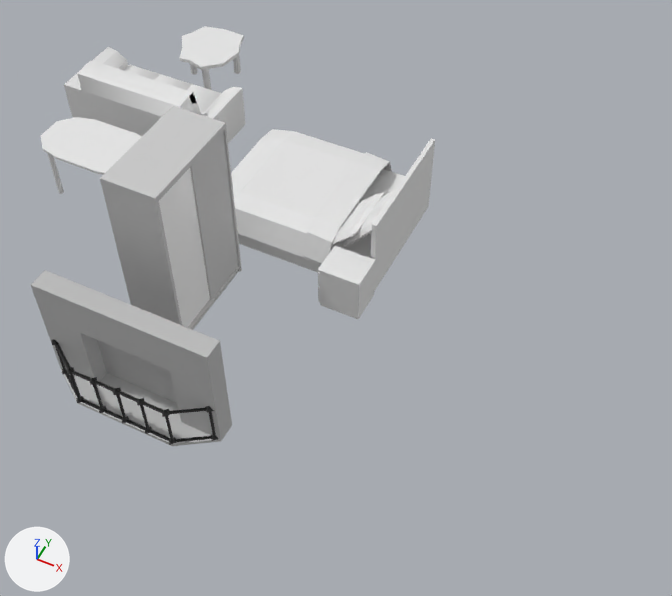
Before and after pictures for a commit that changed the FBX model 3D-DATA-ZombieBeaverSpil/Assets/3DModels/Furniture.FBX.
Rendered twice from a 50 mm lens placed at (0.87, -4.94, 7.61), pointed at (-2.08, 0.95, 0.23). Lighting does not change. The marker at lower left points along +X, +Y and +Z. Where no turn or scale is listed for an object, it has been applied to the vertices.

The older version as bpy lines, for what is in view:
```python
ob_bord = bpy.data.objects.new('Bord', me_mesh_007)
ob_bord.location = (-5.34, 1.41, 0.7)
ob_doubleduvet = bpy.data.objects.new('DoubleDuvet', me_mesh_004)
ob_doubleduvet.location = (-3.15, 2.14, 0.56)
ob_ikeabedsidetable_1 = bpy.data.objects.new('IKEABedsideTable_1', me_mesh_005)
ob_ikeabedsidetable_1.location = (-2.06, 1.17, 0.0)
ob_ikeaskab = bpy.data.objects.new('IKEASkab', me_mesh_006)
ob_ikeaskab.location = (-3.61, 0.44, 0.0)
ob_longpillow_1 = bpy.data.objects.new('LongPillow_1', me_mesh_003)
ob_longpillow_1.location = (-2.19, 1.8, 0.57)
ob_pejs = bpy.data.objects.new('Pejs', me_mesh)
ob_pejs.location = (-3.28, -0.9, 0.0)
ob_sofa = bpy.data.objects.new('Sofa', me_mesh_009)
ob_sofa.location = (-5.59, 2.82, 0.0)
ob_sofatable = bpy.data.objects.new('SofaTable', me_mesh_010)
ob_sofatable.location = (-5.48, 4.01, 0.5)
ob_stol_05 = bpy.data.objects.new('Stol_05', me_mesh_008)
ob_stol_05.location = (-4.7, 1.45, 0.4)
# also in view: 'IKEABed' at (-2.88, 2.17, 0.5)
```
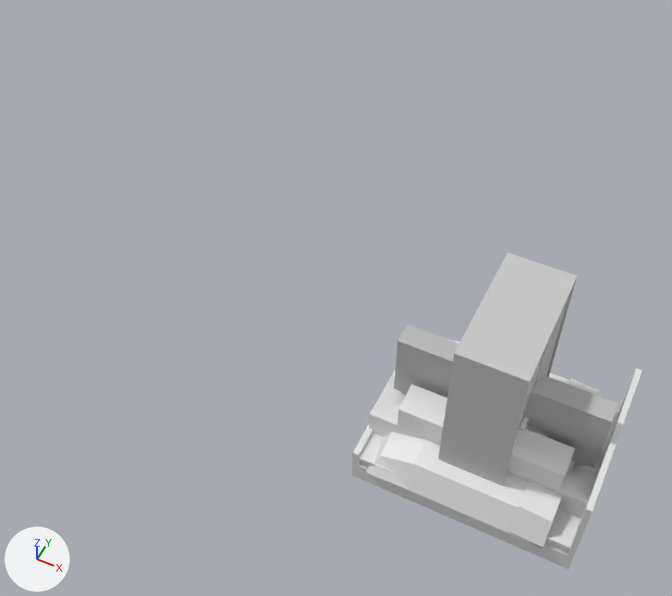
Diff of the bpy script that builds the scene:
```diff
--- a/3D-DATA-ZombieBeaverSpil/Assets/3DModels/Furniture.FBX.py
+++ b/3D-DATA-ZombieBeaverSpil/Assets/3DModels/Furniture.FBX.py
@@ ob_stol_05 @@
 ob_stol_05 = bpy.data.objects.new('Stol_05', me_mesh_008)
-ob_stol_05.location = (-4.7, 1.45, 0.4)
+ob_stol_05.location = (0.0, 0.0, 0.4)
@@ ob_pillow_1 @@
 ob_pillow_1 = bpy.data.objects.new('Pillow_1', me_mesh_002)
-ob_pillow_1.location = (-2.02, 1.82, 0.62)
+ob_pillow_1.location = (0.0, 0.0, 0.62)
@@ ob_ikeabed @@
 ob_ikeabed = bpy.data.objects.new('IKEABed', me_mesh_001)
-ob_ikeabed.location = (-2.88, 2.17, 0.0)
+ob_ikeabed.location = (0.0, 0.0, 0.0)
@@ ob_ikeabedsidetable_1 @@
 ob_ikeabedsidetable_1 = bpy.data.objects.new('IKEABedsideTable_1', me_mesh_005)
-ob_ikeabedsidetable_1.location = (-2.06, 1.17, 0.0)
+ob_ikeabedsidetable_1.location = (0.0, 0.0, 0.0)
@@ ob_longpillow_1 @@
 ob_longpillow_1 = bpy.data.objects.new('LongPillow_1', me_mesh_003)
-ob_longpillow_1.location = (-2.19, 1.8, 0.57)
+ob_longpillow_1.location = (0.0, 0.0, 0.57)
@@ ob_doubleduvet @@
 ob_doubleduvet = bpy.data.objects.new('DoubleDuvet', me_mesh_004)
-ob_doubleduvet.location = (-3.15, 2.14, 0.56)
+ob_doubleduvet.location = (0.0, 0.0, 0.56)
@@ ob_ikeaskab @@
 ob_ikeaskab = bpy.data.objects.new('IKEASkab', me_mesh_006)
-ob_ikeaskab.location = (-3.61, 0.44, 0.0)
+ob_ikeaskab.location = (0.0, 0.0, 0.0)
@@ ob_sofatable @@
 ob_sofatable = bpy.data.objects.new('SofaTable', me_mesh_010)
-ob_sofatable.location = (-5.48, 4.01, 0.5)
+ob_sofatable.location = (0.0, 0.0, 0.5)
@@ ob_bord @@
 ob_bord = bpy.data.objects.new('Bord', me_mesh_007)
-ob_bord.location = (-5.34, 1.41, 0.7)
+ob_bord.location = (0.0, 0.0, 0.7)
@@ ob_sofa @@
 ob_sofa = bpy.data.objects.new('Sofa', me_mesh_009)
-ob_sofa.location = (-5.59, 2.82, 0.0)
+ob_sofa.location = (0.0, 0.0, 0.0)
@@ ob_pejs @@
 ob_pejs = bpy.data.objects.new('Pejs', me_mesh)
-ob_pejs.location = (-3.28, -0.9, 0.0)
+ob_pejs.location = (0.0, 0.0, 0.0)
```

Pixel boxes (x1, y1, x2, y2) of what changed, in the pictures (672 x 596 px):
'IKEASkab', moved: before (100, 106, 242, 330); after (438, 252, 577, 486)
'Pejs', moved: before (31, 270, 232, 446); after (394, 324, 619, 468)
'DoubleDuvet', moved: before (231, 129, 392, 265); after (366, 339, 602, 549)
'Sofa', moved: before (64, 47, 246, 143); after (369, 370, 617, 519)
'IKEABed', moved: before (238, 139, 435, 291); after (352, 368, 642, 569)
'Bord', moved: before (41, 117, 141, 194); after (441, 391, 549, 437)
'IKEABedsideTable_1', moved (not visible afterwards): before (318, 246, 376, 319)
'SofaTable', moved (not visible afterwards): before (179, 26, 244, 90)
'LongPillow_1', moved (not visible afterwards): before (332, 192, 384, 244)
'Pillow_1', moved (not visible afterwards): before (343, 191, 395, 246)
'Stol_05', moved (not visible before): after (519, 417, 529, 431)
